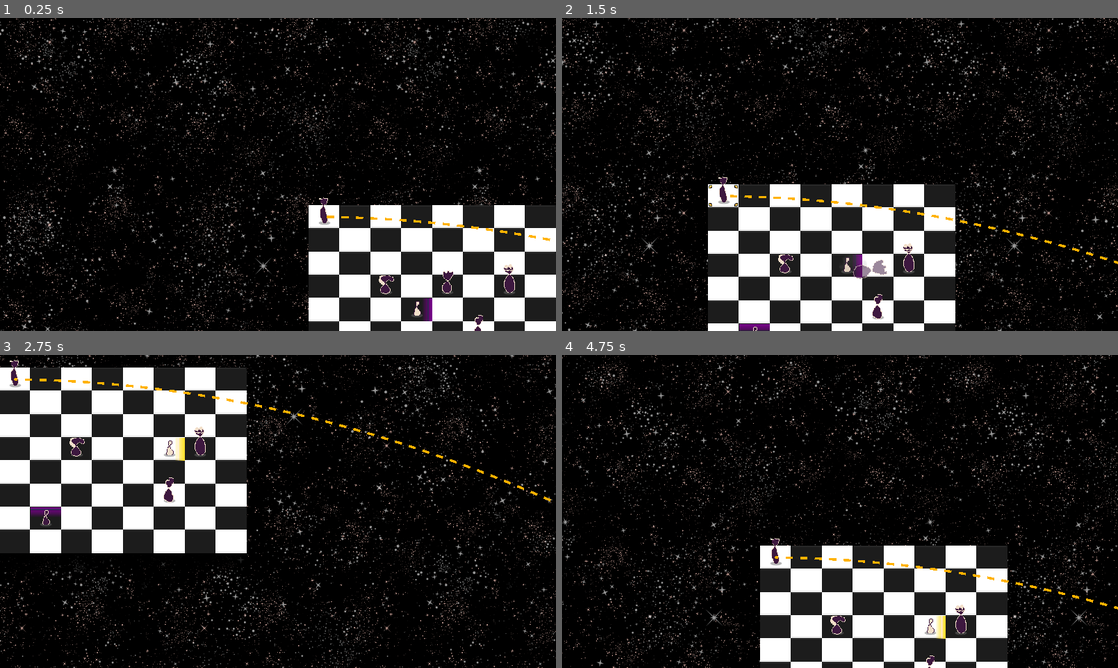
Above: before the commit, frames 1-4 (two rows, left to right).
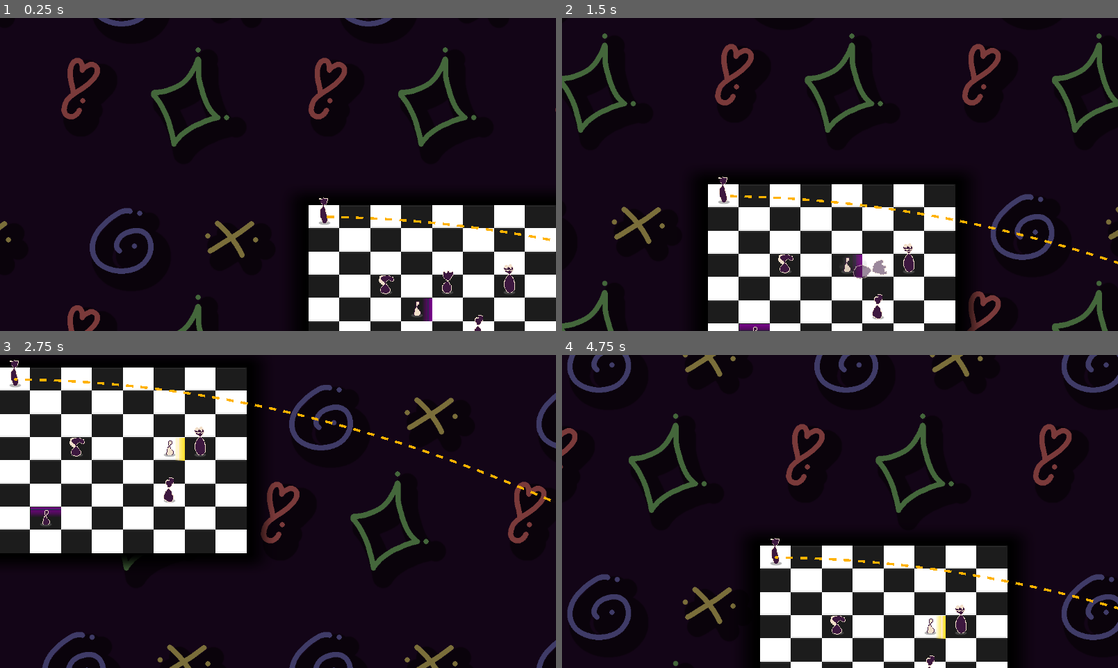
Above: after the commit, the same moments.

Repository: IAmNotIsaac/gwj-73
Game: Godot game, scene res://scenes/world.tscn
Two runs of this game, one before a commit and one after it. Both use one fixed random seed, a clock stepped at 60 frames per second and the inputs below.
Inputs (mouse positions are in pixels of both pictures, inside the frame that each line leads up to):
- Up to frame 1 (0.25 s): no input
- Up to frame 2 (1.5 s): tap Enter (ui_accept) at 0.5, 0.77 s; move the mouse to (873, 205) at 0.52 s; hold D (move_right) 0.53-1.28 s; click (873, 205) at 0.67 s; move the mouse to (728, 190) at 1.27 s; hold S (move_down) from 1.28 s (still down)
- Up to frame 3 (2.75 s): tap Enter (ui_accept) at 1.52 s; move the mouse to (333, 442) at 2.02 s; release S (move_down) at 2.03 s; hold D (move_right) from 2.03 s (still down)
- Up to frame 4 (4.75 s): move the mouse to (812, 574) at 2.77 s; release D (move_right) at 2.78 s; hold W (move_up) 2.78-3.53 s; click (812, 574) at 2.92 s; tap Enter (ui_accept) at 3.02, 3.77, 4.52 s; move the mouse to (1112, 520) at 3.52 s; hold A (move_left) from 3.53 s (still down); click (1112, 520) at 3.67 s; move the mouse to (673, 464) at 4.27 s

The runs differ from the first frame. In frame 1, 8.8% of the frame differs, in the area x 0-100%, y 0-100%; in frame 2, 9.5%; in frame 3, 8.1%; in frame 4, 10%.

Commit message:
improved board gradient

Diff:
--- /dev/null
+++ b/shaders/rect_edge_distance_alpha_gradient.gdshader
@@ -0,0 +1,13 @@
+shader_type canvas_item;
+
+uniform float thickness : hint_range(0.0, 1.0) = 0.1;
+
+void fragment() {
+	float d2l = UV.x;
+	float d2r = 1.0 - UV.x;
+	float d2t = UV.y;
+	float d2b = 1.0 - UV.y;
+	float grad_x = smoothstep(0.0, thickness, min(d2l, d2r));
+	float grad_y = smoothstep(0.0, thickness, min(d2t, d2b));
+	COLOR.a = grad_x * grad_y;
+}
--- a/singletons/background.tscn
+++ b/singletons/background.tscn
@@ -10,7 +10,6 @@
 script = ExtResource("1_3chxd")
 
 [node name="Shapes" type="Node2D" parent="."]
-visible = false
 modulate = Color(0.577008, 0.577008, 0.577008, 1)
 
 [node name="2" type="Parallax2D" parent="Shapes"]
@@ -42,6 +41,7 @@
 centered = false
 
 [node name="Space" type="Node2D" parent="."]
+visible = false
 
 [node name="Darkness" type="Parallax2D" parent="Space"]
 repeat_size = Vector2(512, 512)
--- a/src/board.gd
+++ b/src/board.gd
@@ -12,7 +12,7 @@
 const _MASK_TEAM := 0b1111_0000
 const _BOARD_TEXTURE := preload("res://assets/textures/board.png")
 const _BOARD_SHADER := preload("res://shaders/repeat.gdshader")
-const _GRADIENT_TEXTURE := preload("res://assets/textures/board_gradient.png")
+const _GRADIENT_SHADER := preload("res://shaders/rect_edge_distance_alpha_gradient.gdshader")
 const _PINCH_SHADER := preload("res://shaders/pinch.gdshader")
 const _SELECTION_HINT := preload("res://scenes/instantiables/selection_hint.tscn")
 
@@ -23,7 +23,7 @@
 
 var _board_state := PackedByteArray()
 var _sprite := Sprite2D.new()
-var _gradient_sprite := Sprite2D.new()
+var _gradient := ColorRect.new()
 var _click_area := ClickArea.new()
 var _click_area_shape := CollisionShape2D.new()
 var _selection_hint := _SELECTION_HINT.instantiate()
@@ -38,8 +38,10 @@
 	_sprite.material.shader = _BOARD_SHADER
 	_sprite.texture_filter = CanvasItem.TEXTURE_FILTER_NEAREST
 
-	_gradient_sprite.centered = false
-	_gradient_sprite.texture = _GRADIENT_TEXTURE
+	_gradient.color = Color.BLACK
+	_gradient.material = ShaderMaterial.new()
+	_gradient.material.shader = _GRADIENT_SHADER
+	_gradient.show_behind_parent = true
 
 	_click_area.clicked.connect(_on_clicked)
 	_click_area.mouse_entered.connect(_selection_hint.show)
@@ -61,8 +63,8 @@
 	if _sprite.get_parent() == null:
 		add_child(_sprite, false, Node.INTERNAL_MODE_BACK)
 
-	if _gradient_sprite.get_parent() == null:
-		add_child(_gradient_sprite, false, Node.INTERNAL_MODE_BACK)
+	if _gradient.get_parent() == null:
+		add_child(_gradient, false, Node.INTERNAL_MODE_BACK)
 
 	if Engine.is_editor_hint():
 		return
@@ -89,8 +91,8 @@
 func _update_size() -> void:
 	_sprite.scale = Vector2(size) * 0.5
 	_sprite.material.set_shader_parameter(&"scale", _sprite.scale)
-	_gradient_sprite.position.y = size.y * TILE_HEIGHT
-	_gradient_sprite.scale.x = size.x
+	_gradient.position = -Vector2(TILE_WIDTH, TILE_HEIGHT)
+	_gradient.size = (size + Vector2i(2, 2)) * Vector2i(TILE_WIDTH, TILE_HEIGHT)
 
 
 func _on_clicked(button_index: MouseButton, click_position: Vector2) -> void:
